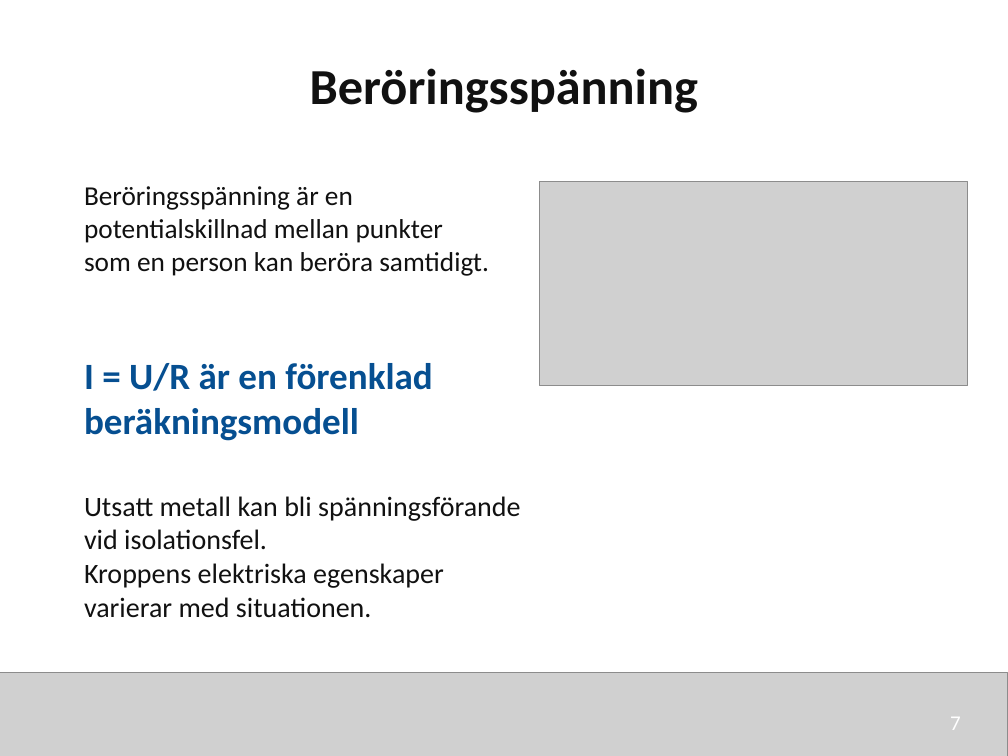
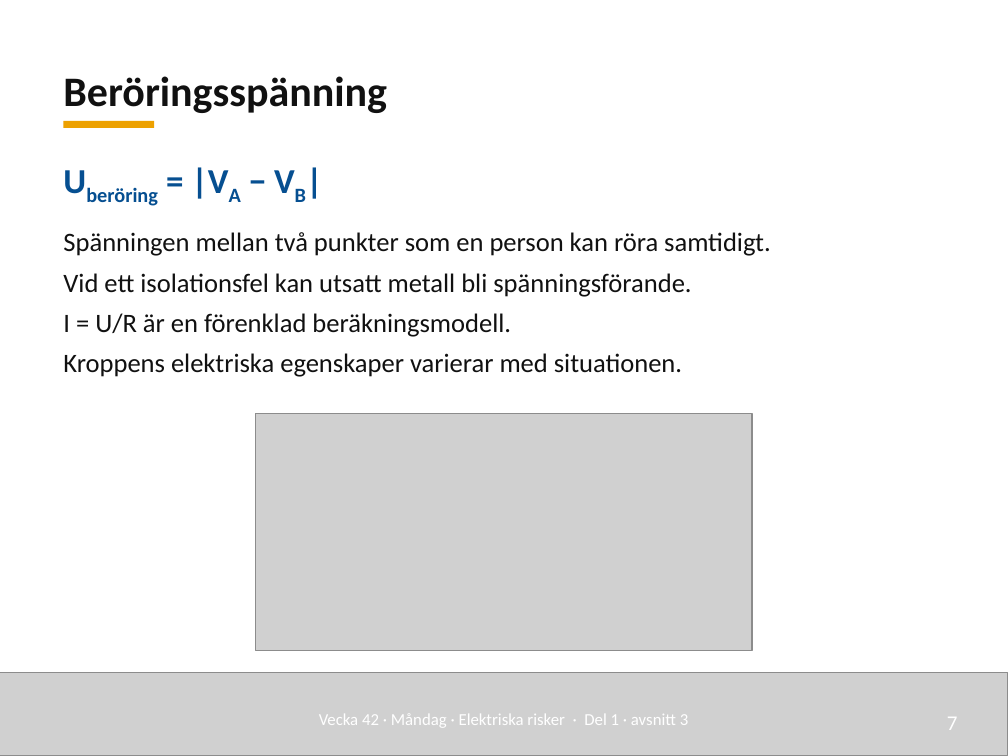
Before and after one commit to nj22az/nj22az.github.io, a slide deck: slide 7 of sjoskolan/vecka-42/aktuell/v42_01_Elektriska_risker_elev.pptx. Drawn at 1008x756 pixels with LibreOffice and Linux fonts; fonts in the diff are those of the drawing; grey boxes stand for pictures. Boxes give left, top, right and bottom in pixels: in the first picture for what was removed or moved away, otherwise in the second. Text is boxed around its words. In the diff, an @@ line names an element or a change of style, - is before the commit and + after.

```diff
--- a/sjoskolan/vecka-42/aktuell/v42_01_Elektriska_risker_elev.pptx
+++ b/sjoskolan/vecka-42/aktuell/v42_01_Elektriska_risker_elev.pptx
@@ text "Beröringsspänning": place and size @@
-text "Beröringsspänning" at box(310, 68, 698, 113)
+text "Beröringsspänning" at box(63, 76, 387, 113)
@@ text "Beröringsspänning" at box(63, 76, 387, 113): size 36 to 30 pt; alignment centre to left; line spacing 1 to 1.08; vertical alignment top to bottom @@
@@ rectangle added at box(64, 121, 154, 128), fill #EDA100 @@
@@ text removed at box(84, 186, 489, 276) @@
-Beröringsspänning är en potentialskillnad mellan punkter
-som en person kan beröra samtidigt.
@@ text added at box(63, 232, 771, 377), 19 pt, text #111111 @@
+Uberöring = |VA − VB|
+Spänningen mellan två punkter som en person kan röra samtidigt.
+Vid ett isolationsfel kan utsatt metall bli spänningsförande.
+I = U/R är en förenklad beräkningsmodell.
+Kroppens elektriska egenskaper varierar med situationen.
@@ text removed at box(84, 363, 432, 441) @@
-I = U/R är en förenklad beräkningsmodell
@@ picture: place and size @@
-picture at box(539, 181, 968, 386)
+picture at box(256, 413, 752, 650)
@@ text removed at box(84, 496, 520, 618) @@
-Utsatt metall kan bli spänningsförande vid isolationsfel.
-Kroppens elektriska egenskaper varierar med situationen.
@@ text added at box(319, 714, 688, 727), 12 pt, text #FFFFFF @@
+Vecka 42 · Måndag · Elektriska risker · Del 1 · avsnitt 3
@@ text "7" at box(947, 717, 958, 730): line spacing 1 to 1.08 @@
```
Also in this commit, not shown: 8 other slides changed, 11 slides added, 27 slides removed, 59 other files.
